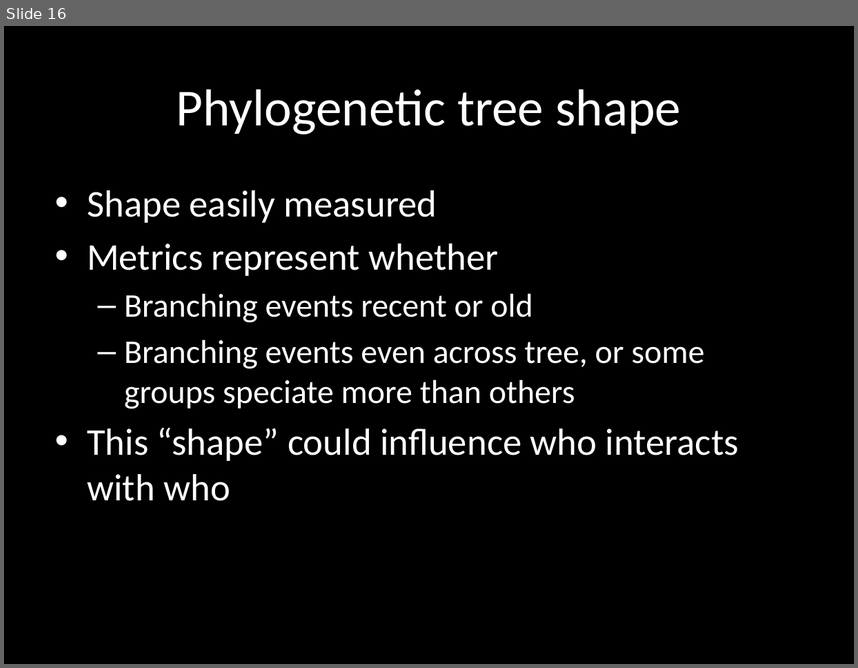
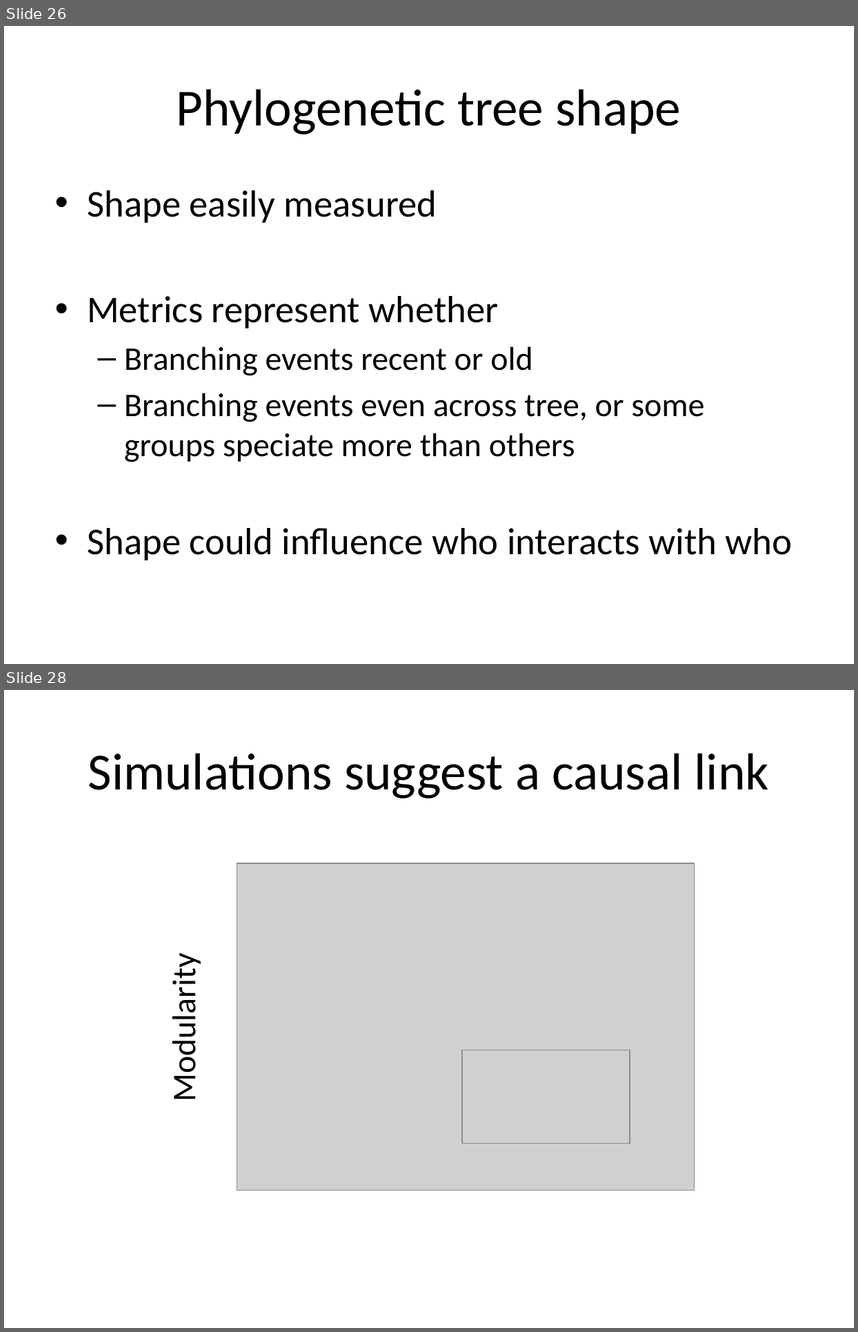
Before and after one commit to sckott/talks, a slide deck: canpolintalk/scott.pptx. Shown one above the other, each under a label of ours: slide 16 before the commit, slides 26 and 28 after it; the slides between them are not shown. The pictures are 858x668 and 858x1332 pixels, drawn with LibreOffice and Linux fonts; fonts in the diff are those of the drawing; grey boxes stand for pictures. Boxes give left, top, right and bottom in pixels: in the first picture for what was removed or moved away, otherwise in the second. Text is boxed around its words. In the diff, an @@ line names an element or a change of style, - is before the commit and + after.

```diff
--- a/canpolintalk/scott.pptx
+++ b/canpolintalk/scott.pptx
@@ slide 28 added at <box>4,690,854,1328</box>, background #FFFFFF @@
@@ title added at <box>87,753,769,798</box>, 44 pt, text #000000 @@
+Simulations suggest a causal link
@@ picture added at <box>237,863,694,1190</box> @@
@@ text added at <box>164,968,204,1097</box>, 28 pt, text #000000 @@
+Modularity
@@ picture added at <box>462,1049,630,1143</box> @@
@@ what was slide 16 is now slide 26 @@
@@ slide 26 changed as well @@
@@ background #000000 to #FFFFFF @@
@@ title "Phylogenetic tree shape" at <box>176,89,681,134</box>: text colour #FFFFFF to #000000 @@
@@ text at <box>87,190,704,462</box>: text colour #FFFFFF to #000000 in "Shape easily measured", "Metrics represent whether", "Branching events recent or old", "Branching events even across tree, or some ..." @@
@@ text at <box>87,528,793,560</box>: text changed; text colour #FFFFFF to #000000 @@
-• This “shape” could influence who interacts with who
+• Shape could influence who interacts with who
```
Also in this commit, not shown: 15 other slides changed, 13 other slides added, 2 slides removed, 11 other files.
